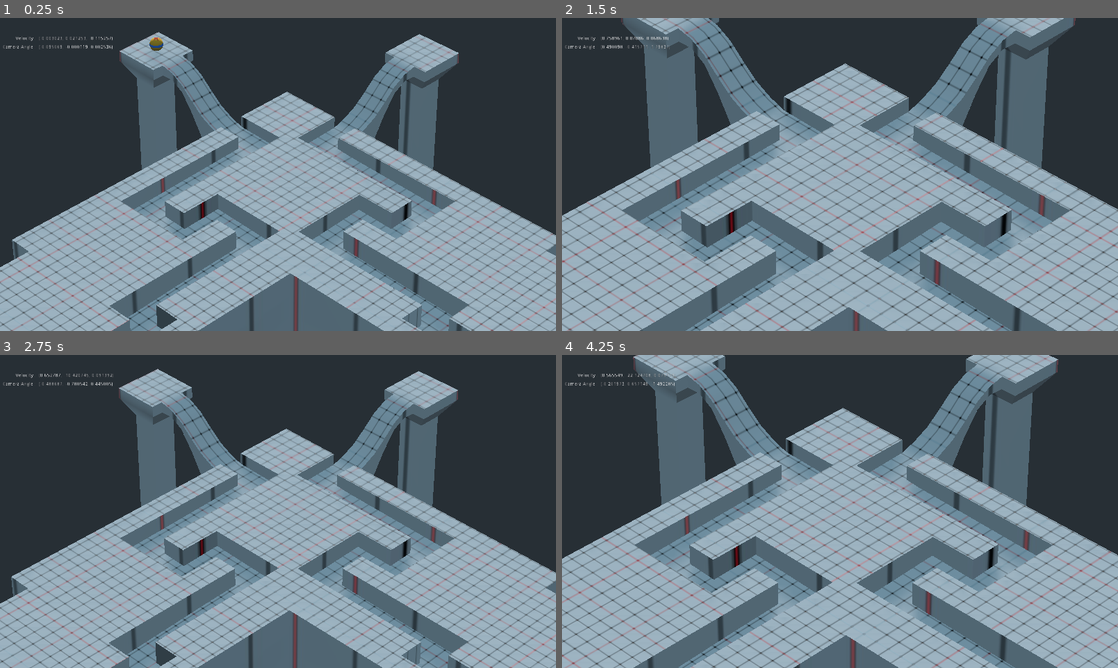
Above: before the commit, frames 1-4 (two rows, left to right).
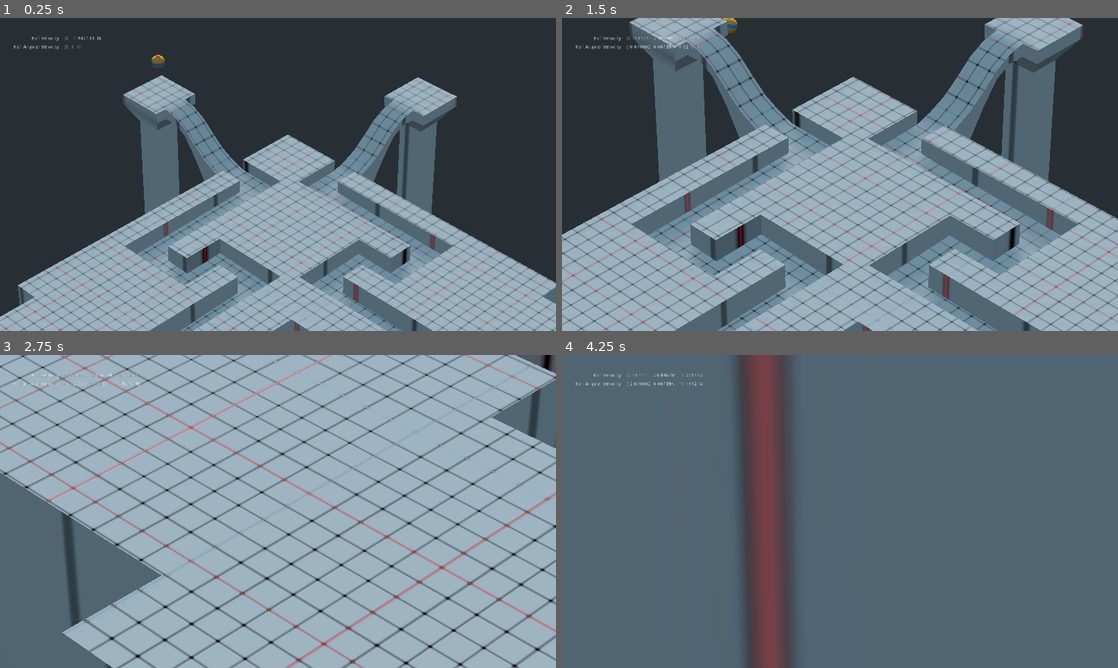
Above: after the commit, the same moments.

Repository: HyperGodot/godot-marble_madness_demo
Game: Godot game, scene res://main.tscn
Same seed, same stepped clock (60 frames per second), same inputs: the game is played once before the commit and once after it.
Inputs (mouse positions are in pixels of both pictures, inside the frame that each line leads up to):
- Up to frame 1 (0.25 s): no input
- Up to frame 2 (1.5 s): move the mouse to (962, 158) at 0.52 s; hold D (ball_roll_right) 0.53-1.28 s; tap F (camera_toggle_fps) at 0.6 s; tap Mouse wheel up (camera_zoom_in) at 0.8, 1.35 s; move the mouse to (728, 190) at 1.27 s; hold S (ball_roll_down) from 1.28 s (still down)
- Up to frame 3 (2.75 s): tap Mouse wheel down (camera_zoom_out) at 1.55, 2.1 s; move the mouse to (333, 442) at 2.02 s; release S (ball_roll_down) at 2.03 s; hold D (ball_roll_right) from 2.03 s (still down); tap F (camera_toggle_fps) at 2.3 s
- Up to frame 4 (4.25 s): move the mouse to (812, 574) at 2.77 s; release D (ball_roll_right) at 2.78 s; hold W (ball_roll_up) 2.78-3.53 s; tap F (camera_toggle_fps) at 2.85 s; tap Mouse wheel up (camera_zoom_in) at 3.05, 3.6 s; move the mouse to (1006, 558) at 3.52 s; hold A (ball_roll_left) from 3.53 s (still down); tap Mouse wheel down (camera_zoom_out) at 3.8 s; tap Space (debug_pause) at 4.15 s

The runs differ from the first frame. In frame 1, 42% of the frame differs, in the area x 0-100%, y 4-100%; in frame 2, 41%; in frame 3, 76%; in frame 4, 84%, in the area x 0-100%, y 0-100%.

Commit message:
Cleaned up various bugs Added tweening to camera zooms Added close contact dynamic light to marble

Diff:
--- a/levels/level_script.gd
+++ b/levels/level_script.gd
@@ -1,7 +1,4 @@
 extends Spatial
-
-var ballCamera : Camera
-var ball : RigidBody
 
 signal player_request_join
 
@@ -13,11 +10,7 @@
 
 # Called when the node enters the scene tree for the first time.
 func _ready():
-	# Attach Camera to Player Ball
-	ball = get_tree().get_current_scene().get_node("player_ball")
-	ballCamera = get_tree().get_current_scene().get_node("Camera")
-
-
+	pass
 
 # Called every frame. 'delta' is the elapsed time since the previous frame.
 #func _process(delta):
--- a/levels/scenes/level_0.tscn
+++ b/levels/scenes/level_0.tscn
@@ -6,6 +6,8 @@
 [ext_resource path="res://player/ball/player_ball.tscn" type="PackedScene" id=4]
 [ext_resource path="res://special_input.gd" type="Script" id=5]
 [ext_resource path="res://ui/debug/ball/ui_debug_ball.tscn" type="PackedScene" id=6]
+[ext_resource path="res://player/camera/player_camera.tscn" type="PackedScene" id=7]
+[ext_resource path="res://player/camera/player_camera.gd" type="Script" id=8]
 
 [node name="Spatial" type="Spatial"]
 script = ExtResource( 3 )
@@ -13,15 +15,13 @@
 [node name="level_0" parent="." instance=ExtResource( 1 )]
 transform = Transform( 1, 0, 0, 0, 1, 0, 0, 0, 1, 1.178, 1.877, -3.673 )
 
-[node name="Position3D" type="Position3D" parent="."]
+[node name="player_ball" parent="." instance=ExtResource( 4 )]
+transform = Transform( 1, 0, 0, 0, 1, 0, 0, 0, 1, -0.733258, 2.26544, -8.91449 )
 
-[node name="player_ball" parent="Position3D" instance=ExtResource( 4 )]
-transform = Transform( 1, 0, 0, 0, 1, 0, 0, 0, 1, -0.733258, 1.63307, -8.91449 )
-
-[node name="ballCamera" type="Camera" parent="Position3D"]
-transform = Transform( 1, 0, 0, 0, 0.819152, 0.573577, 0, -0.573577, 0.819152, 1.032, 15, 13.59 )
-fov = 10.0
-size = 17.0
+[node name="player_camera" parent="." instance=ExtResource( 7 )]
+pause_mode = 2
+script = ExtResource( 8 )
+player_ball = NodePath("../player_ball")
 
 [node name="spawn_point" parent="." instance=ExtResource( 2 )]
 transform = Transform( 1, 0, 0, 0, 1, 0, 0, 0, 1, 11.446, 6.01065, -19.7949 )
@@ -40,3 +40,6 @@
 script = ExtResource( 5 )
 
 [node name="DebugUI" parent="." instance=ExtResource( 6 )]
+
+[node name="CameraTween" type="Tween" parent="."]
+pause_mode = 2
--- a/player/ball/player_ball.gd
+++ b/player/ball/player_ball.gd
@@ -1,81 +1,73 @@
 extends RigidBody
 
 var rolling_force = 10
+var rolling_force_max : float = 50
 var bFirstPersonCamera = false
 var bDebugPaused : bool = false
 var ballCameraOriginalOrigin : Vector3
-var fCameraGoalFoV : float = 10
 
-var vBallCameraRotation : Vector3
-
-var ballCamera : Camera
 var lVelocity : Label
-var lCameraAngle : Label
+var lAngularVelocity : Label
 
 func _ready():
-	ballCamera = $ballCamera
-	if !ballCamera:
-		ballCamera = get_tree().get_current_scene().get_node("Position3D").get_node("ballCamera")
-	if !ballCamera:
-		ballCamera = get_tree().get_current_scene().get_node("ballCamera")
-	if !ballCamera:
-		ballCamera = get_node("ballCamera")
-	ballCamera.set_as_toplevel(true)
-	lVelocity = get_tree().get_current_scene().get_node("DebugUI").get_node("Velocity_Real")
-	lCameraAngle = get_tree().get_current_scene().get_node("DebugUI").get_node("CameraAngle_Real")
-	# Backup Camera Transform
-	if ballCamera:
-		ballCameraOriginalOrigin = ballCamera.global_transform.origin
-		vBallCameraRotation = ballCamera.rotation
+	lVelocity = get_tree().get_current_scene().get_node("DebugUI").get_node("BallVelocity_Value")
+	lAngularVelocity = get_tree().get_current_scene().get_node("DebugUI").get_node("BallAngularVelocity_Value")
 
-func _process(delta: float) -> void:
-	ballCamera.fov = move_toward(ballCamera.fov, fCameraGoalFoV, 8 * delta)
+func _process(_delta: float) -> void:
+	pass
 
+func checkAngularVelocity(delta : float, angVelocity : float, bAdd : bool) -> float:
+	if bAdd:
+		angVelocity = angVelocity + rolling_force*delta
+	else:
+		angVelocity = angVelocity - rolling_force*delta
+
+	var cappedVelocity = min(rolling_force_max, abs(angVelocity) )
+	if (angVelocity < 0):
+		return cappedVelocity * -1
+	else:
+		return cappedVelocity
 
 func _physics_process(delta: float) -> void:
-
-	ballCamera.translate( Vector3(0.001, 0.0, 0.0))
-	#if ballCamera:
-	#	ballCamera.rotation = (vBallCameraRotation)
-
-	if Input.is_action_just_pressed("camera_toggle_fps"):
-		if bFirstPersonCamera == true:
-			bFirstPersonCamera = false
-			ballCamera.global_transform.origin = ballCameraOriginalOrigin
-		else:
-			bFirstPersonCamera = true
+	#if Input.is_action_just_pressed("camera_toggle_fps"):
+	#	if bFirstPersonCamera == true:
+	#		bFirstPersonCamera = false
+	#		ballCamera.global_transform.origin = ballCameraOriginalOrigin
+	#	else:
+	#		bFirstPersonCamera = true
 
 	if bDebugPaused:
 		return
 
-	if false:
-		ballCamera.global_transform.origin = lerp(
-			ballCamera.global_transform.origin,
-			global_transform.origin, 1.0
-		)
-		ballCamera.global_transform.origin = lerp(
-			ballCamera.global_transform.origin,
-			global_transform.origin, 1.0
-		)
+	#if false:
+	#	ballCamera.global_transform.origin = lerp(
+	#		ballCamera.global_transform.origin,
+	#		global_transform.origin, 1.0
+	#	)
+	#	ballCamera.global_transform.origin = lerp(
+	#		ballCamera.global_transform.origin,
+	#		global_transform.origin, 1.0
+	#	)
 
-	if Input.is_action_just_released("camera_zoom_in"):
-		fCameraGoalFoV += -2
-	elif Input.is_action_just_released("camera_zoom_out"):
-		fCameraGoalFoV += 2
+
 
 	#$FloorCheck.global_transform.origin = global_transform.origin
 	if Input.is_action_pressed("ball_roll_up"):
-		angular_velocity.x -= rolling_force*delta
+		# angular_velocity.x = checkAngularVelocity(delta, angular_velocity.x, false)
+		angular_velocity.x = clamp(angular_velocity.x - rolling_force*delta, rolling_force_max * -1, rolling_force_max)
 	elif Input.is_action_pressed("ball_roll_down"):
-		angular_velocity.x += rolling_force*delta
+		# angular_velocity.x = checkAngularVelocity(delta, angular_velocity.x, true)
+		angular_velocity.x = clamp(angular_velocity.x + rolling_force*delta, rolling_force_max * -1, rolling_force_max)
 	if Input.is_action_pressed("ball_roll_left"):
-		angular_velocity.z += rolling_force*delta
+		#angular_velocity.z = checkAngularVelocity(delta, angular_velocity.z, true)
+		angular_velocity.z = clamp(angular_velocity.z + rolling_force*delta, rolling_force_max * -1, rolling_force_max)
 	elif Input.is_action_pressed("ball_roll_right"):
-		angular_velocity.z -= rolling_force*delta
+		#angular_velocity.z = checkAngularVelocity(delta, angular_velocity.z, false)
+		angular_velocity.z = clamp(angular_velocity.z - rolling_force*delta, rolling_force_max * -1, rolling_force_max)
 
 	#if Input.is_action_just_pressed("jump") and $FloorCheck.is_colliding():
 	#	apply_impulse(Vector3(), Vector3.UP*1000)
 
 	# Update Debug UI
 	lVelocity.text = String(self.linear_velocity)
-	lCameraAngle.text = String(self.rotation)
+	lAngularVelocity.text = String(self.angular_velocity)
--- a/player/ball/player_ball.tscn
+++ b/player/ball/player_ball.tscn
@@ -17,3 +17,9 @@
 shape = SubResource( 1 )
 
 [node name="asset" parent="." instance=ExtResource( 1 )]
+
+[node name="OmniLight" type="OmniLight" parent="."]
+light_color = Color( 0, 0.717647, 1, 1 )
+light_energy = 16.0
+light_bake_mode = 0
+omni_range = 0.174
--- /dev/null
+++ b/player/camera/player_camera.gd
@@ -0,0 +1,35 @@
+extends Camera
+
+export(NodePath) var player_ball : NodePath
+onready var ball = get_node(player_ball)
+onready var offset = ball.to_local(global_transform.origin)
+
+var fCameraGoalFoV : float
+var lCameraAngle : Label
+var tween : Tween
+
+func _ready():
+	fCameraGoalFoV = fov
+	lCameraAngle = get_tree().get_current_scene().get_node("DebugUI").get_node("CameraAngle_Real")
+	tween = get_tree().get_current_scene().get_node("CameraTween")
+
+func _process(_delta):
+	# Update Camera Position
+	global_transform.origin.y = ball.global_transform.origin.y + offset.y + 1.00
+	global_transform.origin.z = ball.global_transform.origin.z + offset.z
+
+	# Check for Camera-Related Inputs
+	if Input.is_action_just_released("camera_zoom_in"):
+		fCameraGoalFoV = max(5, fCameraGoalFoV - 2)
+		tween.remove_all()
+		tween.interpolate_property(self, "fov",
+			self.fov, fCameraGoalFoV, 1,
+			Tween.TRANS_QUINT, Tween.EASE_OUT)
+		tween.start()
+	elif Input.is_action_just_released("camera_zoom_out"):
+		fCameraGoalFoV = min(20, fCameraGoalFoV + 2)
+		tween.remove_all()
+		tween.interpolate_property(self, "fov",
+			self.fov, fCameraGoalFoV, 1,
+			Tween.TRANS_QUINT, Tween.EASE_OUT)
+		tween.start()
--- /dev/null
+++ b/player/camera/player_camera.tscn
@@ -0,0 +1,5 @@
+[gd_scene format=2]
+
+[node name="Camera" type="Camera"]
+transform = Transform( 1, 0, 0, 0, 0.819152, 0.573577, 0, -0.573577, 0.819152, 1.032, 15, 13.59 )
+fov = 10.0
--- a/ui/debug/ball/ui_debug_ball.tscn
+++ b/ui/debug/ball/ui_debug_ball.tscn
@@ -7,33 +7,35 @@
 "_edit_use_anchors_": false
 }
 
-[node name="Velocity" type="Label" parent="."]
+[node name="BallVelocity" type="Label" parent="."]
+margin_left = 39.0
 margin_top = 52.0
-margin_right = 104.0
+margin_right = 178.0
 margin_bottom = 66.0
-text = "Velocity :"
+text = "Ball Velocity :"
 align = 2
 
-[node name="CameraAngle" type="Label" parent="."]
-margin_top = 77.0
-margin_right = 104.0
-margin_bottom = 91.0
-text = "Camera Angle :"
-align = 2
-
-[node name="Velocity_Real" type="Label" parent="."]
-margin_left = 111.0
+[node name="BallVelocity_Value" type="Label" parent="."]
+margin_left = 186.0
 margin_top = 52.0
-margin_right = 565.0
+margin_right = 640.0
 margin_bottom = 66.0
 __meta__ = {
 "_edit_use_anchors_": false
 }
 
-[node name="CameraAngle_Real" type="Label" parent="."]
-margin_left = 111.0
+[node name="BallAngularVelocity" type="Label" parent="."]
+margin_left = 39.0
 margin_top = 77.0
-margin_right = 565.0
+margin_right = 178.0
+margin_bottom = 91.0
+text = "Ball Angular Velocity :"
+align = 2
+
+[node name="BallAngularVelocity_Value" type="Label" parent="."]
+margin_left = 186.0
+margin_top = 77.0
+margin_right = 640.0
 margin_bottom = 91.0
 __meta__ = {
 "_edit_use_anchors_": false
Not shown: 1 places in levels/scenes/level_0.tscn that only renumber resources
